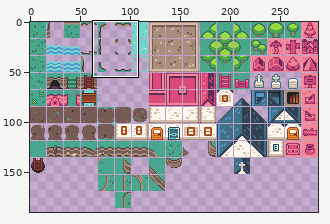
Sprite sheet -- static/images/tilemap.png. The first picture is a wide view before the edit; the outline marks the close-up.
Close-up. Earlier state:
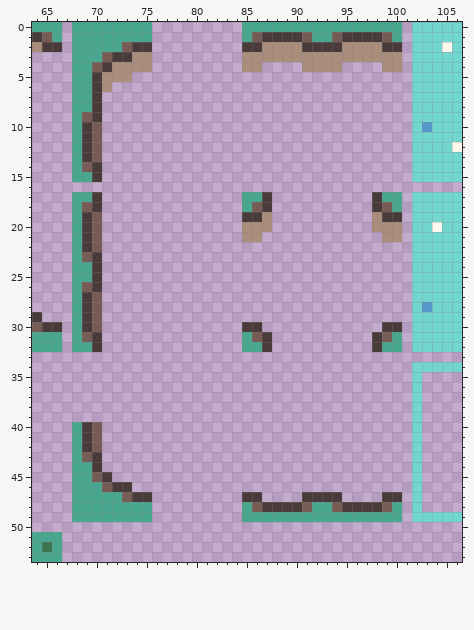
The file is 288x323 pixels. Shown: x 64..106, y 0..53. The wide view leaves out empty margins.
New version:
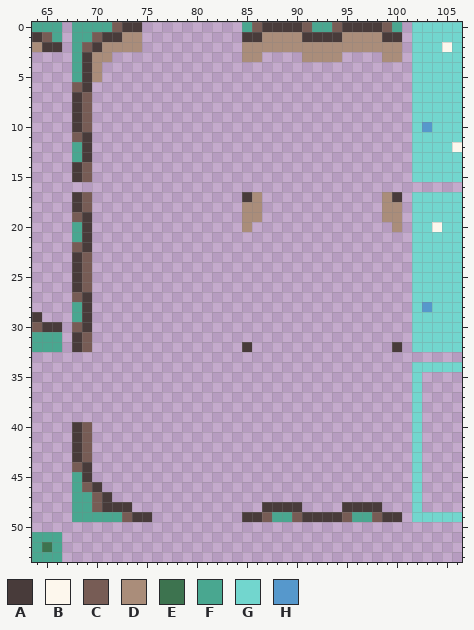
Palette (. is transparent): A #483b3a  B #fdf7ed  C #775c55  D #aa8d7a  E #3d734f  F #49a790  G #72d6ce  H #5698cc
Log entry: make level sprites more compatible with adjacent water
Difference:
y 0: x 72..75 FFFF -> CAA.; x 86..91 FFFFFF -> CAAAAC; x 94..99 FFFFFF -> CAAAAC
y 1: x 70..75 FFFFFF -> CAADD.; x 85..100 FCAAAACFFCAAAACF -> AADDDDAAAADDDDAA
y 2: x 69..75 FFFFCAA -> CADDDD.; x 85..86 AA -> DD; x 91..94 AAAA -> DDDD; x 99..100 AA -> DD
y 3: x 69..75 FFCAADD -> ADD....; x 87..90 DDDD -> ....; x 95..98 DDDD -> ....
y 4: x 69..75 FCADDDD -> AD.....; x 85..86 DD -> ..; x 91..94 DDDD -> ....; x 99..100 DD -> ..
y 5: x 69..73 FADDD -> AD...
y 6: x 68..71 FFAD -> CA..
y 7..8: x 68..70 FFA -> AC.
y 9: x 68 F -> A; x 70 A -> .
y 10: x 68..70 FAC -> AC.
y 11: x 68 F -> C; x 70 C -> .
y 12..13: x 70 C -> .
y 14: x 68 F -> A; x 70 A -> .
y 15: x 68..70 FFA -> AC.
y 17: x 68..70 FFA -> AC.; x 85..87 FFA -> AD.; x 98..100 AFF -> .DA
y 18: x 68 F -> A; x 70 A -> .; x 85..87 FCA -> DD.; x 98..100 ACF -> .DD
y 19: x 68 F -> C; x 70 C -> .; x 85..87 AAD -> DD.; x 98..100 DAA -> .DD
y 20: x 70 C -> .; x 86..87 DD -> ..; x 98..99 DD -> ..
y 21: x 70 C -> .; x 85..86 DD -> ..; x 99..100 DD -> ..
y 22: x 68 F -> C; x 70 C -> .
y 23: x 68 F -> A; x 70 A -> .
y 24..25: x 68..70 FFA -> AC.
y 26: x 68 F -> A; x 70 A -> .
y 27: x 68 F -> C; x 70 C -> .
y 28..29: x 70 C -> .
y 30: x 68 F -> C; x 70 C -> .; x 85..86 AA -> ..; x 99..100 AA -> ..
y 31: x 68 F -> A; x 70 A -> .; x 85..87 FCA -> ...; x 98..100 ACF -> ...
y 32: x 68..70 FFA -> AC.; x 85..87 FFA -> A..; x 98..100 AFF -> ..A
y 40..42: x 68..70 FAC -> AC.
y 43: x 68 F -> A; x 70 A -> .
y 44: x 68..70 FFA -> CA.
y 45: x 69..71 FCA -> A..
y 46: x 69..73 FFCAA -> CA...
y 47: x 70..75 FFFCAA -> CA....; x 85..86 AA -> ..; x 91..94 AAAA -> ....; x 99..100 AA -> ..
y 48: x 70..75 FFFFFF -> CAAA..; x 85..86 FC -> ..; x 91..94 CFFC -> ....; x 99..100 CF -> ..
y 49: x 73..75 FFF -> CAA; x 85..87 FFF -> AAC; x 90..95 FFFFFF -> CAAAAC; x 98..100 FFF -> CAA
